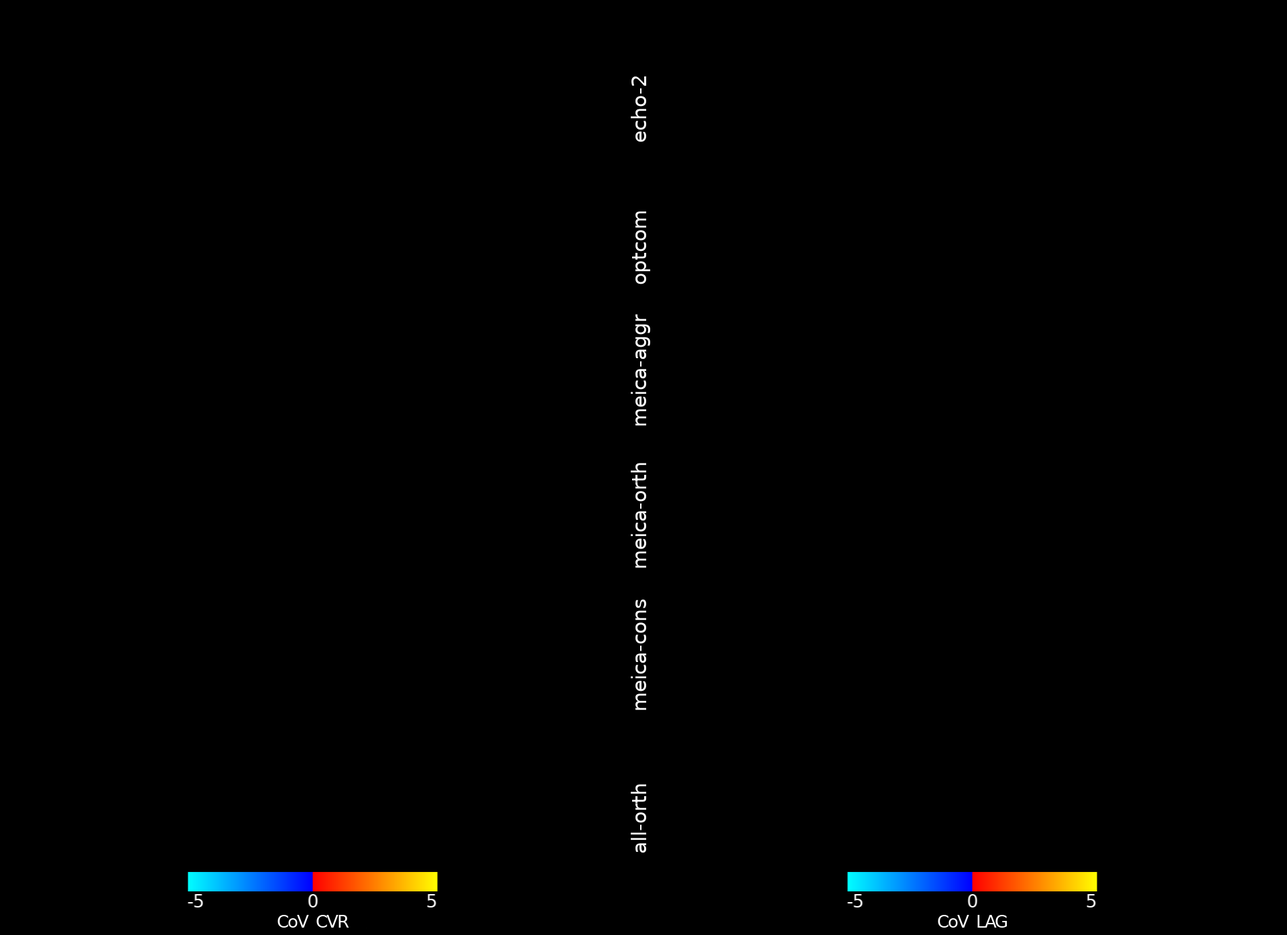
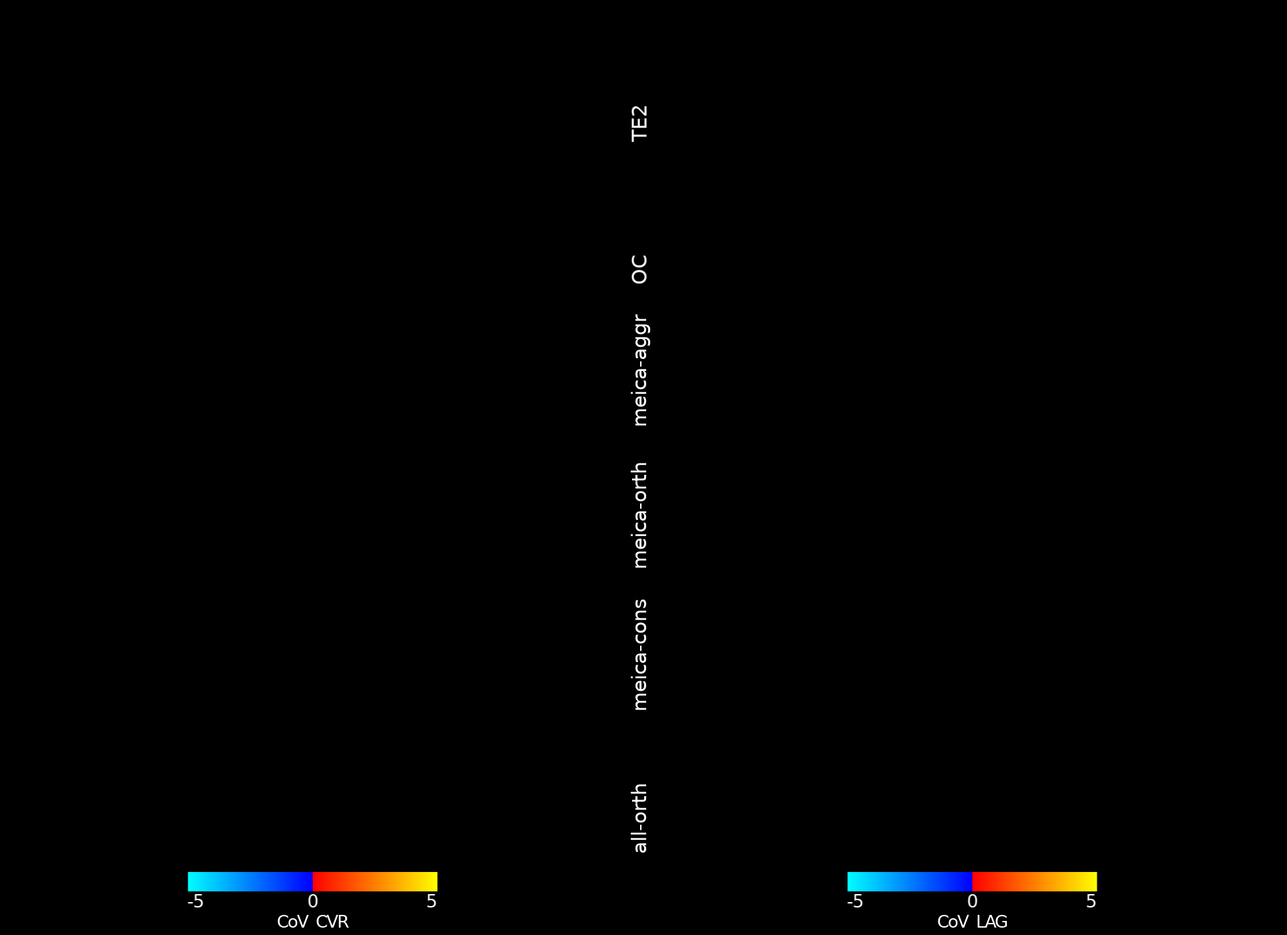
Layer changes from the first 1287×935 image to the second:
renamed "echo-2" to "TE2", moved it above "OC", painted on it over (630, 75, 648, 143)
renamed "optcom" to "OC", moved it above "CoV CVR", painted on it over (631, 211, 651, 285)
